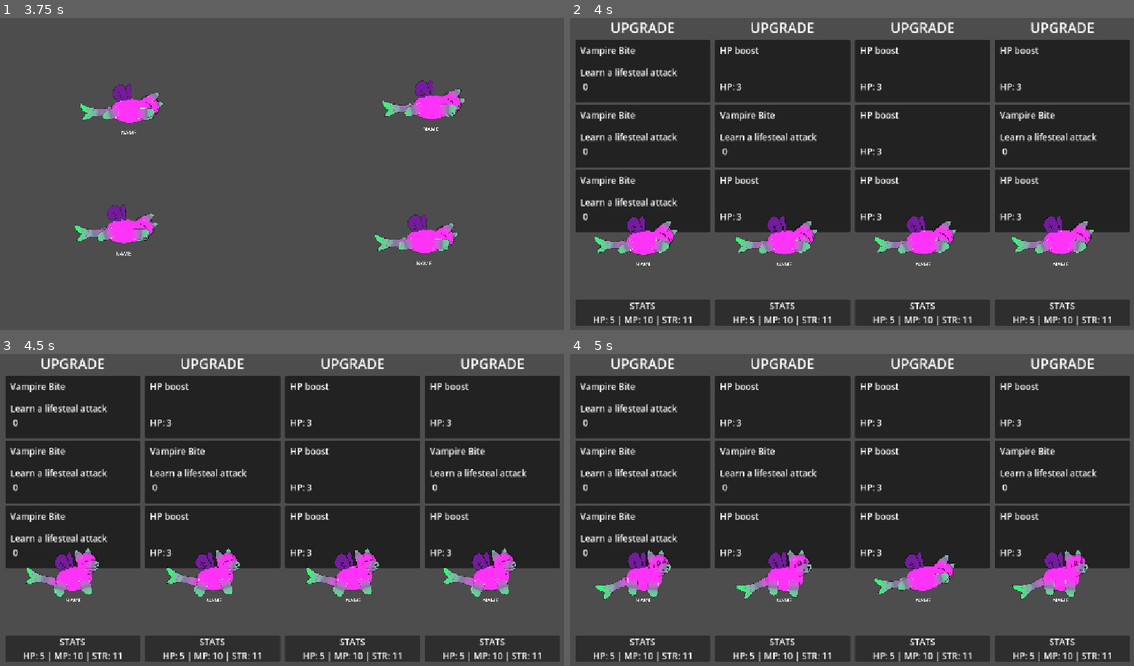
Above: before the commit, frames 1-4 (two rows, left to right).
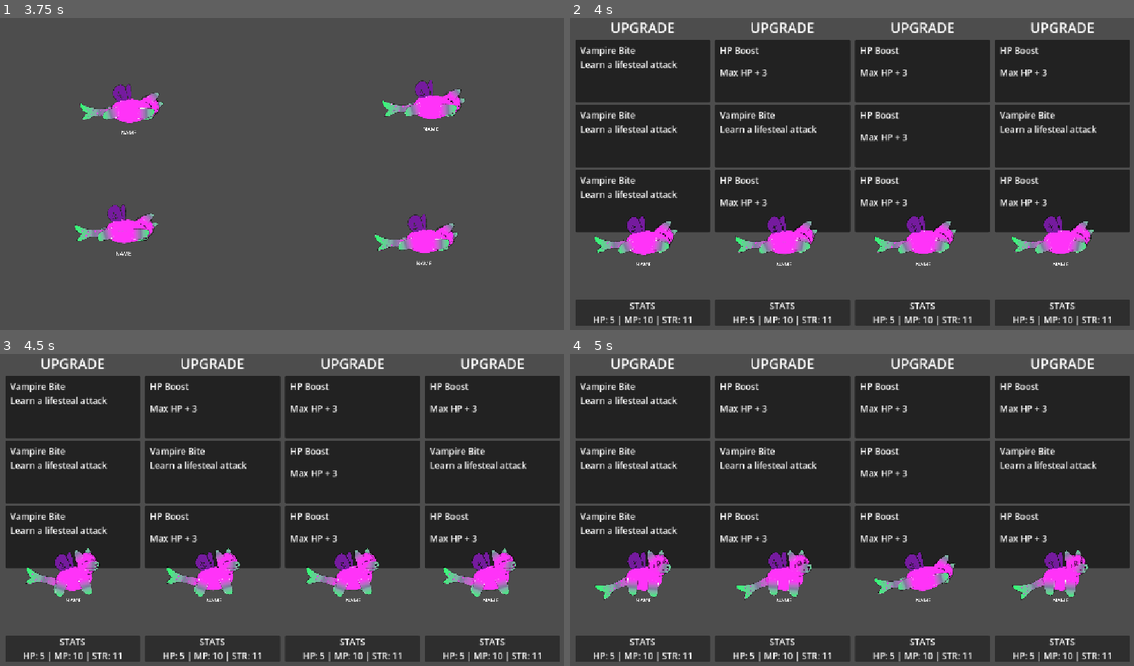
Above: after the commit, the same moments.

Repository: Galitie/tm2
Game: Godot game, scene res://test_scene.tscn
Same seed, same stepped clock (60 frames per second), same inputs: the game is played once before the commit and once after it.
Inputs:
- Up to frame 1 (3.75 s): tap Enter (ui_accept) at 0.5, 0.77, 1.52, 3.02 s; hold Down (ui_down) 1.28-2.03 s; hold Down (ui_down) from 3.53 s (still down)
- Up to frame 2 (4 s): keep holding Down (ui_down); tap Enter (ui_accept) at 3.77 s
- Up to frame 3 (4.5 s): keep holding Down (ui_down)
- Up to frame 4 (5 s): keep holding Down (ui_down); tap Enter (ui_accept) at 4.52 s

Frame 1 is identical in both runs. In frame 2, 3.8% of the frame differs, in the area x 1-94%, y 9-65%; in frame 3, 3.8%; in frame 4, 3.8%.

Commit message:
Added description to card resources

Diff:
--- a/Cards/card.gd
+++ b/Cards/card.gd
@@ -7,12 +7,16 @@
 
 func _ready():
 	choose_card_resource()
-	$Button/MarginContainer/VBoxContainer/Title.text = chosen_resource.card_name
-	$Button/MarginContainer/VBoxContainer/Items/Stat1/Stat.text = chosen_resource.hp_name
-	$Button/MarginContainer/VBoxContainer/Items/Stat1/Amount.text = str(chosen_resource.hp)
-	$Button/MarginContainer/VBoxContainer/Items/Description.text = chosen_resource.description
-	if chosen_resource.description != null:
-		$Button/MarginContainer/VBoxContainer/Items/Description.visible = true
+	%Title.text = chosen_resource.card_name
+	%Stat.text = chosen_resource.hp_name
+	%Amount.text = str(chosen_resource.hp)
+	%Description.text = chosen_resource.description
+	if chosen_resource.description:
+		%Description.visible = true
+	if chosen_resource.hp:
+		%Stat.visible = true
+	if chosen_resource.hp_name:
+		%Amount.visible = true
 
 
 func _process(_delta):
--- a/Cards/card.tscn
+++ b/Cards/card.tscn
@@ -31,7 +31,10 @@
 theme = ExtResource("1_8erfr")
 theme_override_constants/separation = 20
 
-[node name="Title" type="Label" parent="Button/MarginContainer/VBoxContainer"]
+[node name="TitleDescription" type="VBoxContainer" parent="Button/MarginContainer/VBoxContainer"]
+layout_mode = 2
+
+[node name="Title" type="Label" parent="Button/MarginContainer/VBoxContainer/TitleDescription"]
 unique_name_in_owner = true
 custom_minimum_size = Vector2(100, 0)
 layout_mode = 2
@@ -39,25 +42,30 @@
 text = "Upgrade title"
 autowrap_mode = 2
 
+[node name="Description" type="Label" parent="Button/MarginContainer/VBoxContainer/TitleDescription"]
+unique_name_in_owner = true
+visible = false
+layout_mode = 2
+text = "Description"
+
 [node name="Items" type="VBoxContainer" parent="Button/MarginContainer/VBoxContainer"]
 layout_mode = 2
 theme = ExtResource("1_8erfr")
-
-[node name="Description" type="Label" parent="Button/MarginContainer/VBoxContainer/Items"]
-visible = false
-layout_mode = 2
 
 [node name="Stat1" type="HBoxContainer" parent="Button/MarginContainer/VBoxContainer/Items"]
 layout_mode = 2
 theme = ExtResource("1_8erfr")
 
 [node name="Stat" type="Label" parent="Button/MarginContainer/VBoxContainer/Items/Stat1"]
+unique_name_in_owner = true
+visible = false
 layout_mode = 2
 theme = ExtResource("1_8erfr")
 text = "Damage"
 
 [node name="Amount" type="Label" parent="Button/MarginContainer/VBoxContainer/Items/Stat1"]
 unique_name_in_owner = true
+visible = false
 layout_mode = 2
 theme = ExtResource("1_8erfr")
 text = "5"
--- a/Cards/hp.tres
+++ b/Cards/hp.tres
@@ -4,6 +4,8 @@
 
 [resource]
 script = ExtResource("1_mklda")
-card_name = "HP boost"
-hp_name = "HP:"
+card_name = "HP Boost"
+description = ""
+state_id = ""
+hp_name = "Max HP +"
 hp = 3
Not shown, changed: Todo.txt
